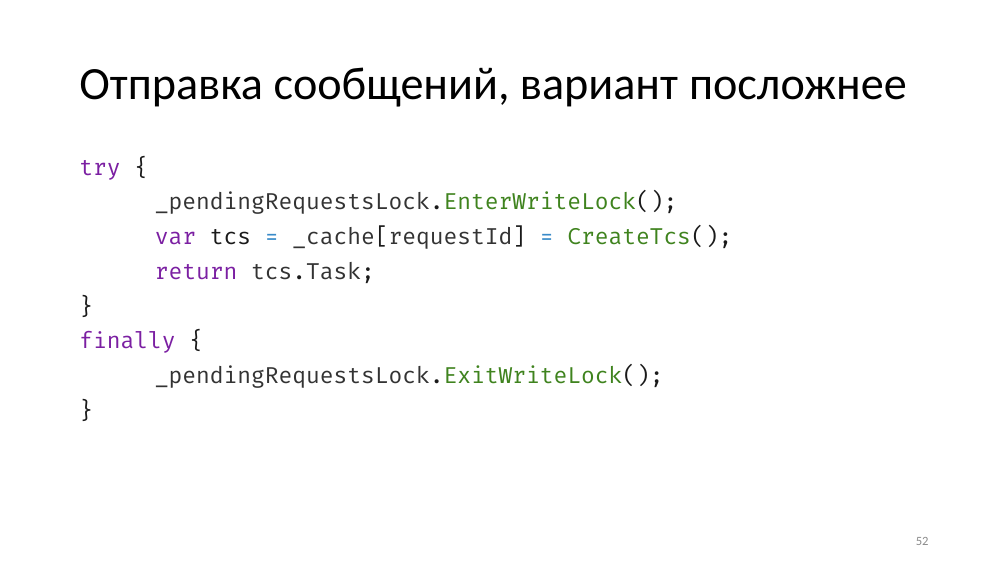
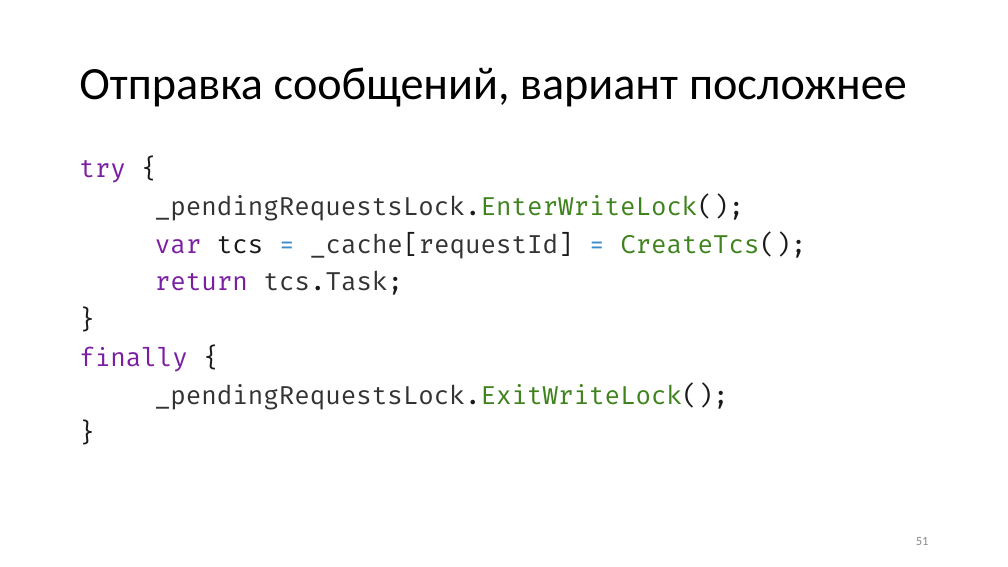
Before and after one commit to aensidhe/presentations, a slide deck: slide 51 of 2018/09/dotnext/Использование Tarantool в .NET-проектах.pptx (slide 52 before the commit). Drawn at 1008x567 pixels with LibreOffice and Linux fonts; fonts in the diff are those of the drawing; background and template pictures are left out. Boxes give left, top, right and bottom in pixels: in the first picture for what was removed or moved away, otherwise in the second. Text is boxed around its words. In the diff, an @@ line names an element or a change of style, - is before the commit and + after.

```diff
--- a/2018/09/dotnext/Использование Tarantool в .NET-проектах.pptx
+++ b/2018/09/dotnext/Использование Tarantool в .NET-проектах.pptx
@@ text "try {" at [79,160,806,410]: size 16 to 18 pt @@
```
Also in this commit, not shown: 7 other slides changed, 2 slides added, 4 slides removed.
